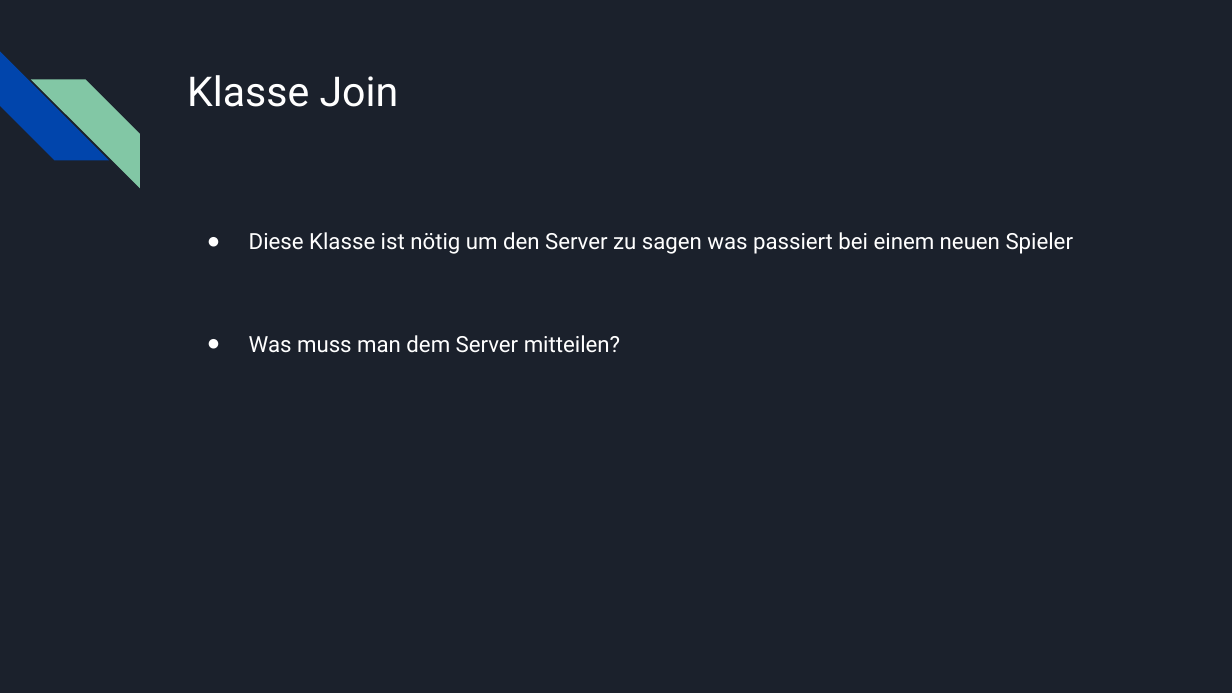
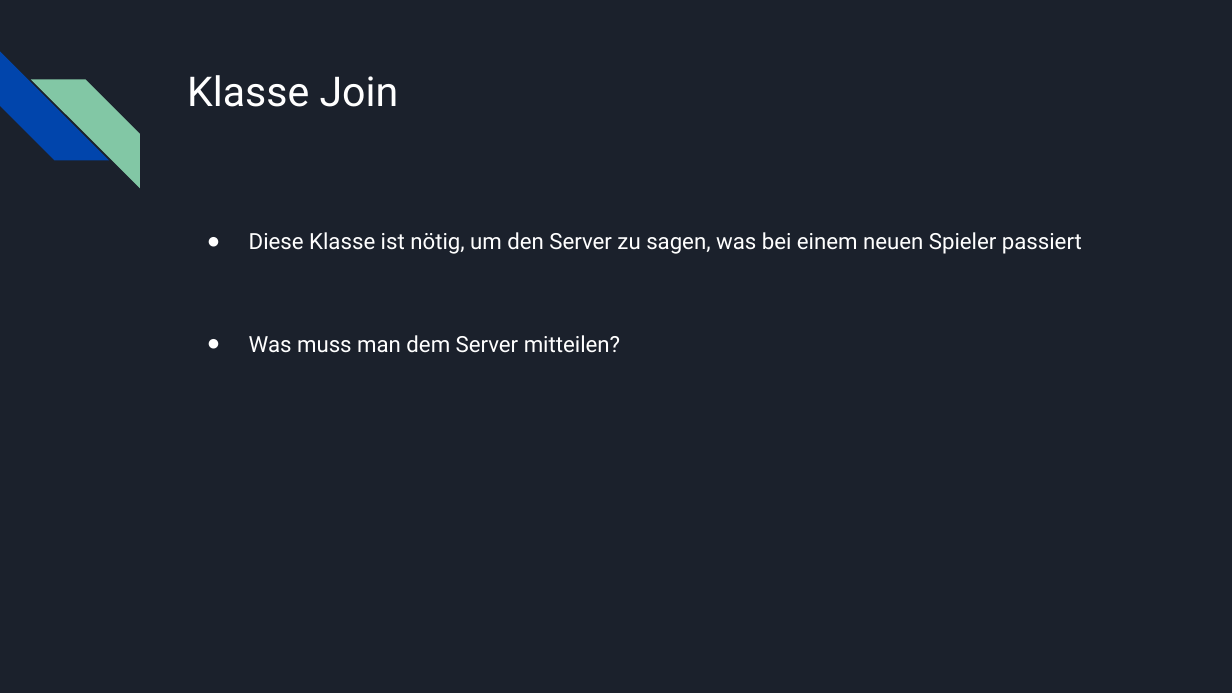
Before and after one commit to Andreas-FHE/NPCPlugin, a slide deck: slide 14 of documentation/AI4Kids_presentation1_NPC.pptx. Drawn at 1232x693 pixels with LibreOffice and Linux fonts; fonts in the diff are those of the drawing. Boxes give left, top, right and bottom in pixels: in the first picture for what was removed or moved away, otherwise in the second. Text is boxed around its words. In the diff, an @@ line names an element or a change of style, - is before the commit and + after.

```diff
--- a/documentation/AI4Kids_presentation1_NPC.pptx
+++ b/documentation/AI4Kids_presentation1_NPC.pptx
@@ text at bbox=[249, 232, 1082, 254]: text changed @@
-● Diese Klasse ist nötig um den Server zu sagen was passiert bei einem neuen Spieler
+● Diese Klasse ist nötig, um den Server zu sagen, was bei einem neuen Spieler passiert
```
Also in this commit, not shown: 4 other slides changed, 3 other files.
